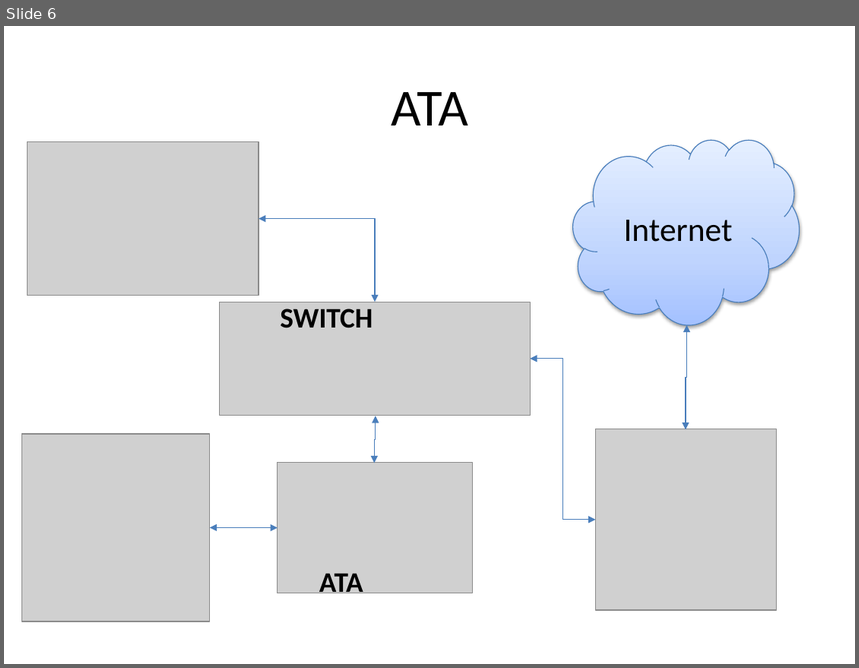
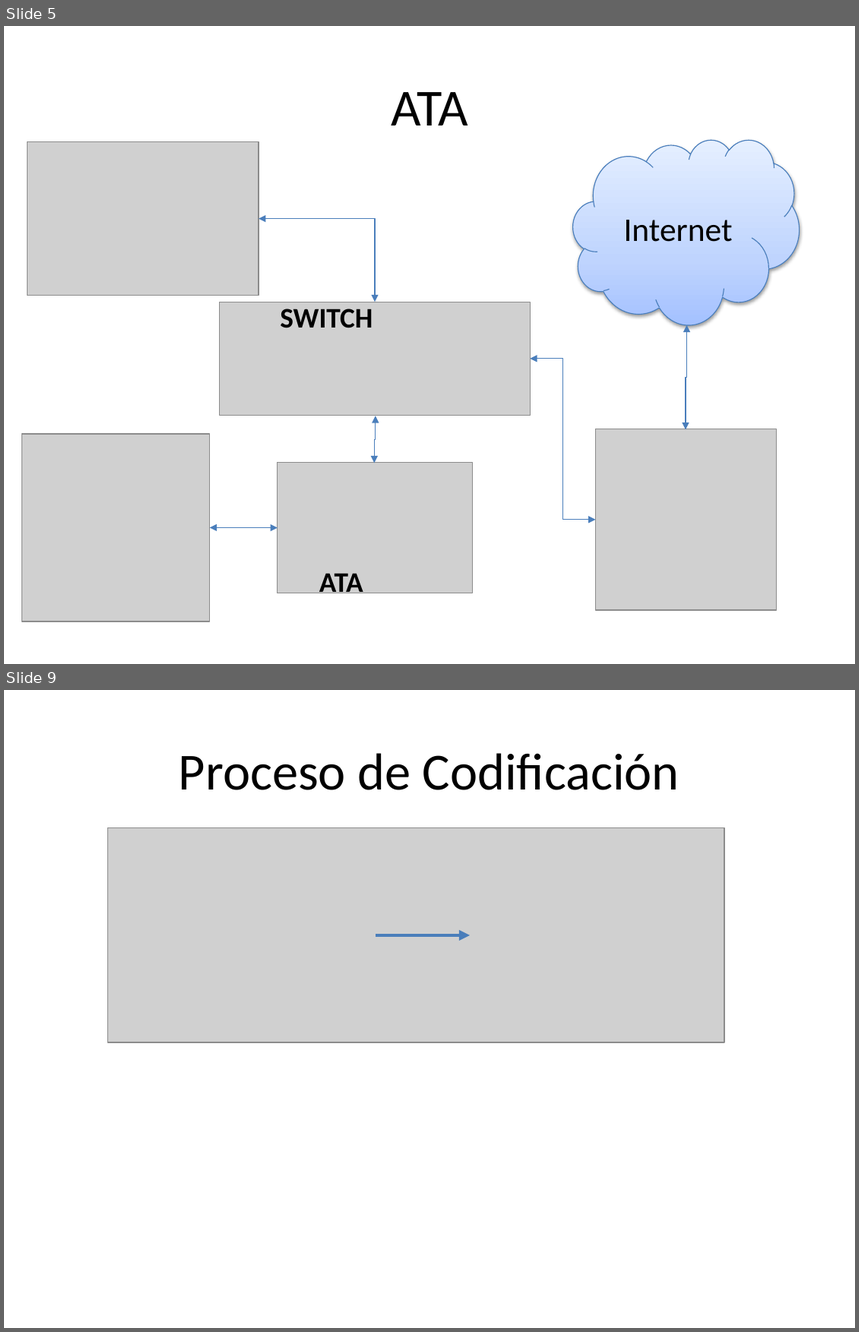
Before and after one commit to damndamm/Seminario, a slide deck: images/imagenes_seminario.pptx. Shown one above the other, each under a label of ours: slide 6 before the commit, slides 5 and 9 after it; the slides between them are not shown. The pictures are 859x668 and 859x1332 pixels, drawn with LibreOffice and Linux fonts; fonts in the diff are those of the drawing; grey boxes stand for pictures. Boxes give left, top, right and bottom in pixels: in the first picture for what was removed or moved away, otherwise in the second. Text is boxed around its words. In the diff, an @@ line names an element or a change of style, - is before the commit and + after.

```diff
--- a/images/imagenes_seminario.pptx
+++ b/images/imagenes_seminario.pptx
@@ slide 9 added at <box>4,690,855,1328</box>, background #FFFFFF @@
@@ title added at <box>179,753,680,790</box>, 44 pt, text #000000 @@
+Proceso de Codificación
@@ picture added at <box>108,828,724,1043</box> @@
@@ arrow added from (376, 935) to (470, 935), #4B7EBC 3 pt @@
@@ what was slide 6 is now slide 5 @@
```
Also in this commit, not shown: 5 other slides added, 1 slide removed, 6 other files.
